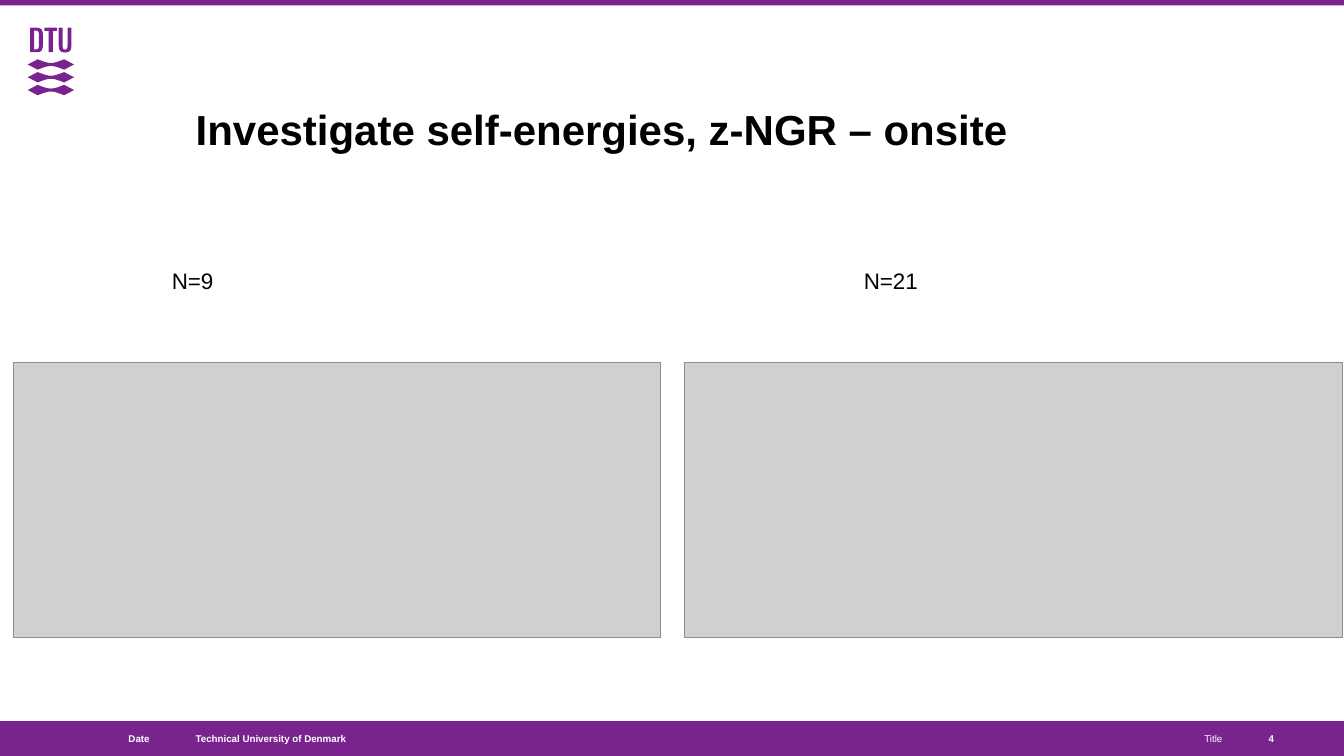
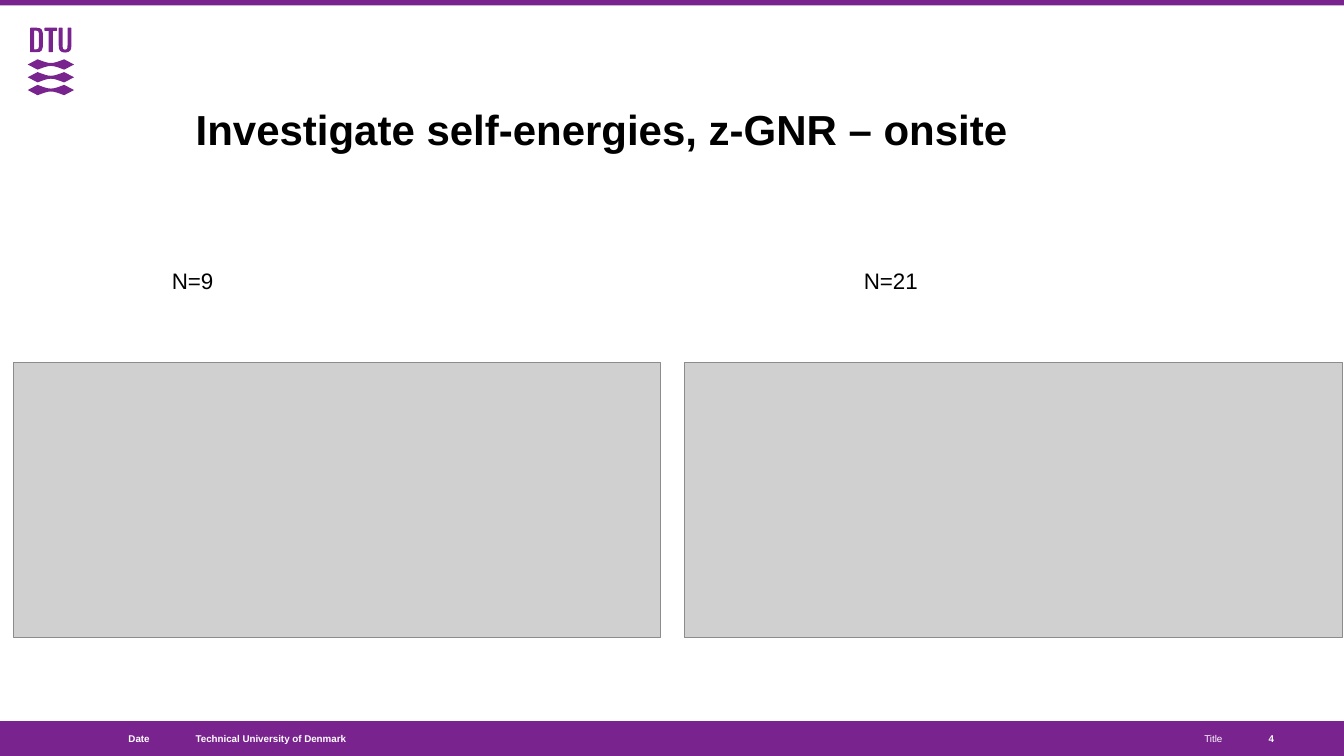
Before and after one commit to BastianValhoj/QTM-ML, a slide deck: slide 4 of meeting_notes/thesis.pptx. Drawn at 1344x756 pixels with LibreOffice and Linux fonts; fonts in the diff are those of the drawing; grey boxes stand for pictures. Boxes give left, top, right and bottom in pixels: in the first picture for what was removed or moved away, otherwise in the second. Text is boxed around its words. In the diff, an @@ line names an element or a change of style, - is before the commit and + after.

```diff
--- a/meeting_notes/thesis.pptx
+++ b/meeting_notes/thesis.pptx
@@ title at (196,114,1008,154): text changed @@
-Investigate self-energies, z-NGR – onsite
+Investigate self-energies, z-GNR – onsite
```
Also in this commit, not shown: 3 other slides changed, 2 slides added.
